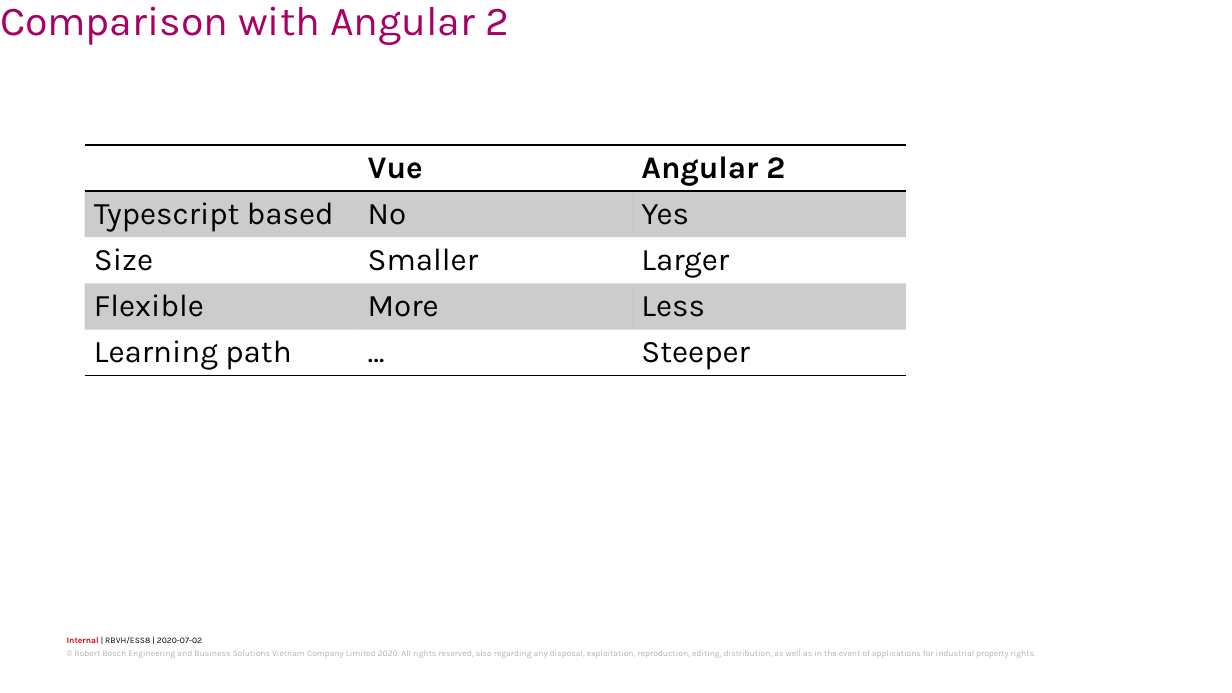
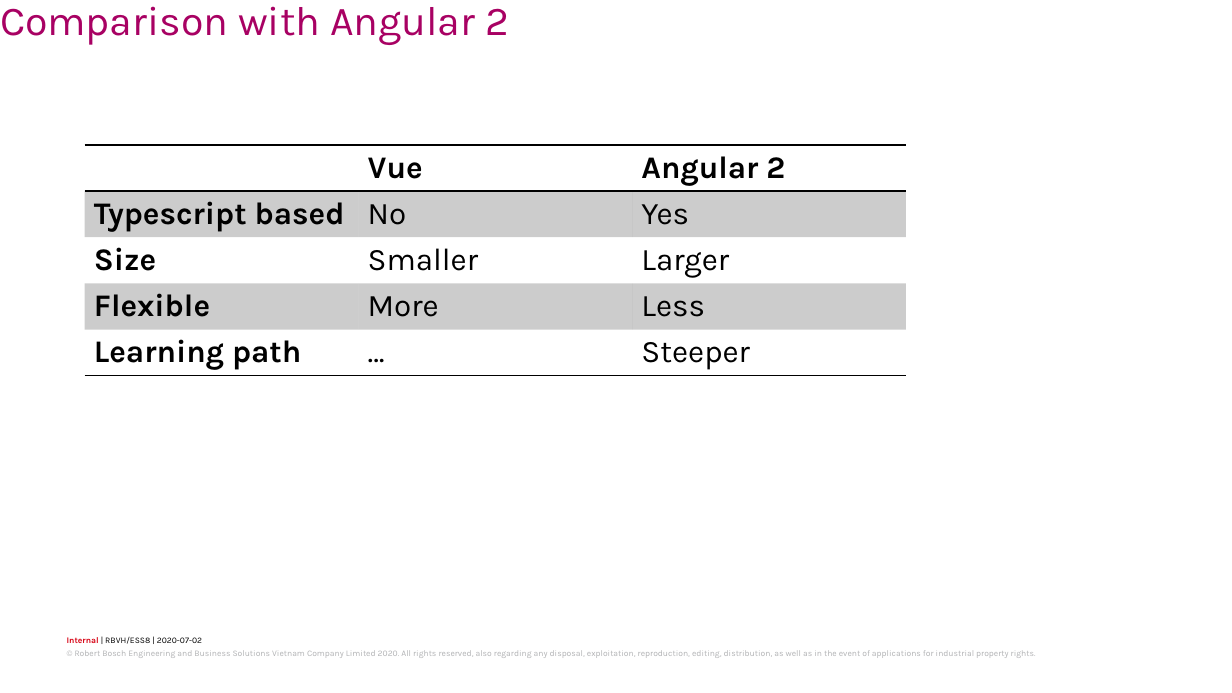
Before and after one commit to trancongduynguyen1997/sample-todo, a slide deck: slide 52 of Trần Công Duy Nguyên – EDA34.pptx. Drawn at 1232x693 pixels with LibreOffice and Linux fonts; fonts in the diff are those of the drawing; background and template pictures are left out. Boxes give left, top, right and bottom in pixels: in the first picture for what was removed or moved away, otherwise in the second. Text is boxed around its words. In the diff, an @@ line names an element or a change of style, - is before the commit and + after.

```diff
--- a/Trần Công Duy Nguyên – EDA34.pptx
+++ b/Trần Công Duy Nguyên – EDA34.pptx
@@ table at (x1=84, y1=145, x2=907, y2=379) @@
@@ bold on in "Typescript based", "Size", "Flexible", "Learning path" @@
```
Also in this commit, not shown: 9 other slides changed.
